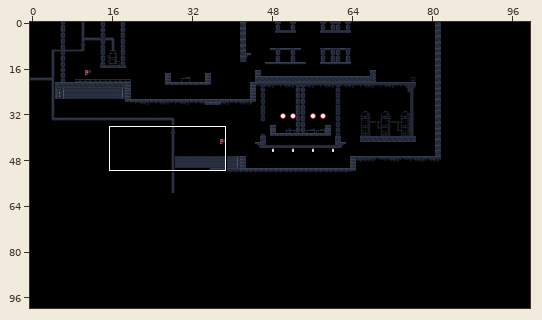
An edit to a level. Tiled map, Maps/level1.tmx. Above: a wide view before the commit, with the close-up outlined.
Close-up. Before the commit:
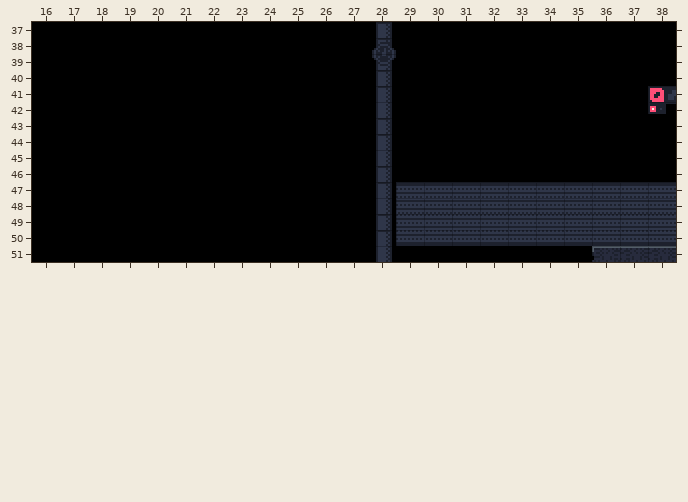
Cells are 14x8 px. Shown: x 16..38, y 37..51.
After:
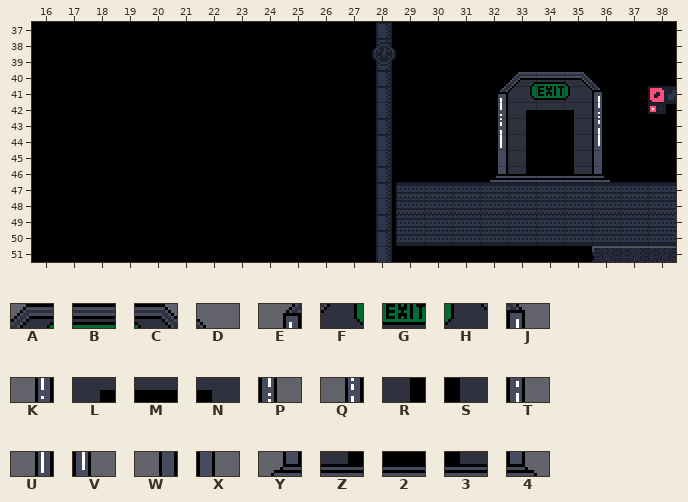
Key: from "Goal": A 1, B 2, C 3, D 4, E 5, F 6, G 7, H 8, J 9, K 10, L 11, M 12, N 13, P 14, Q 15, R 16, S 18, T 19, U 20, V 24, W 25, X 29, Y 30, Z 31, 2 32, 3 33, 4 34.
_ is an empty cell.
What changed:
Layer "WorldLayer":
There is now tile 2 in row 46 at x 34.
There is now tile 3 in row 46 at x 35.
There is now tile 4 in row 46 at x 36.
There is now tile A in row 40 at x 33.
There is now tile B in row 40 at x 34.
There is now tile C in row 40 at x 35.
There is now tile D in row 40 at x 36.
There is now tile E in row 41 at x 32.
There is now tile F in row 41 at x 33.
There is now tile G in row 41 at x 34.
There is now tile H in row 41 at x 35.
There is now tile J in row 41 at x 36.
There is now tile K in row 42 at x 32.
There is now tile L in row 42 at x 33.
There is now tile M in row 42 at x 34.
There is now tile N in row 42 at x 35.
There is now tile P in row 42 at x 36.
There is now tile Q in row 43 at x 32.
There is now tile R in rows 43 to 45 at x 33.
There is now tile S in rows 43 to 45 at x 35.
There is now tile T in row 43 at x 36.
There is now tile U in row 44 at x 32.
There is now tile V in row 44 at x 36.
There is now tile W in row 45 at x 32.
There is now tile X in row 45 at x 36.
There is now tile Y in row 46 at x 32.
There is now tile Z in row 46 at x 33.
Changed places in both close-ups, as pixel boxes (x1, y1, x2, y2):
added: (490, 72, 610, 182)
